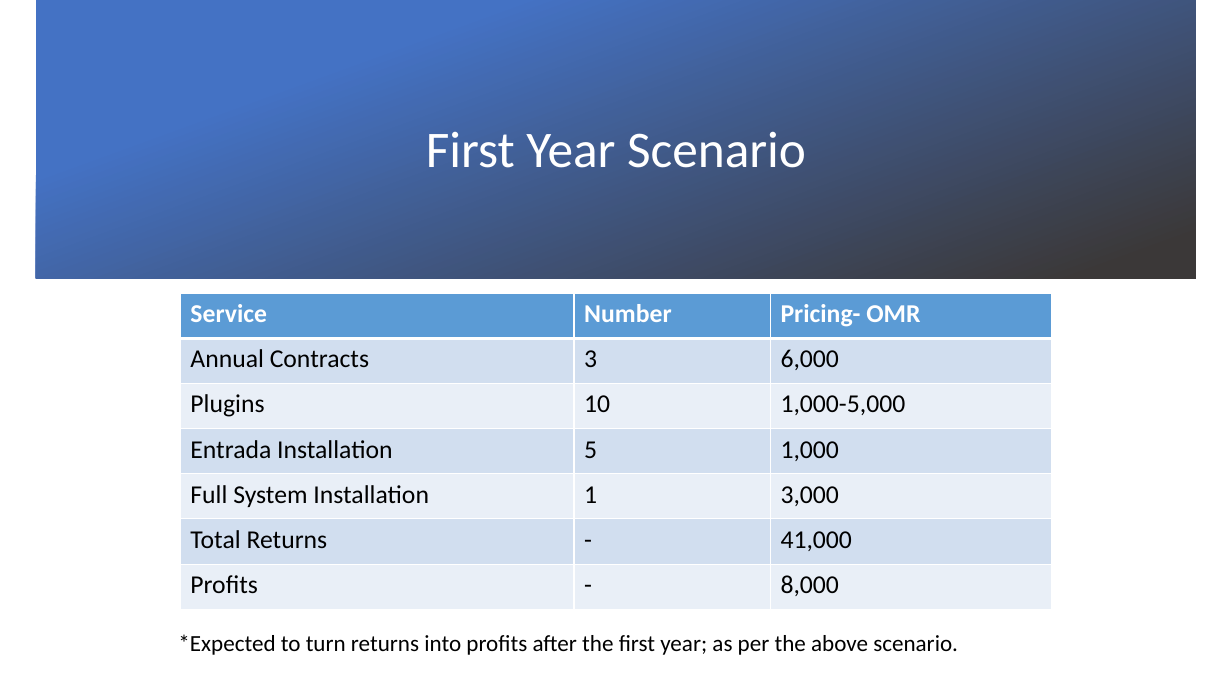
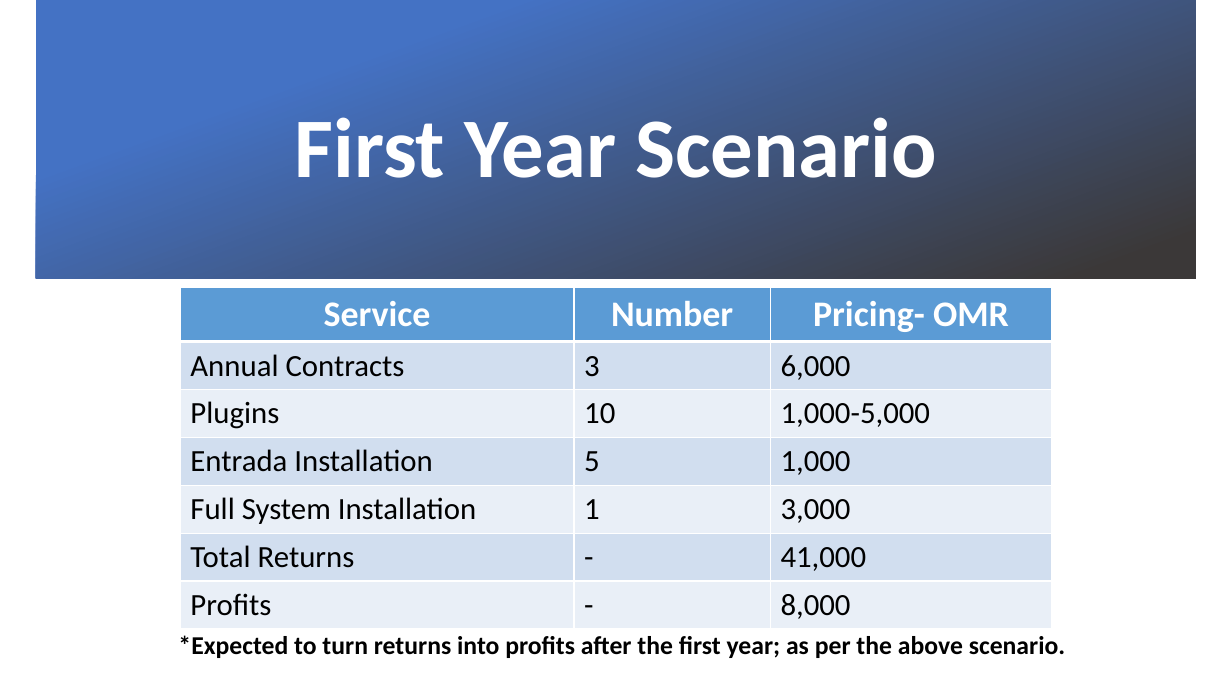
Before and after one commit to Aliii98/osoc19, a slide deck: slide 20 of OSOC-Final.pptx (slide 22 before the commit). Drawn at 1232x693 pixels with LibreOffice and Linux fonts; fonts in the diff are those of the drawing; background and template pictures are left out. Boxes give left, top, right and bottom in pixels: in the first picture for what was removed or moved away, otherwise in the second. Text is boxed around its words. In the diff, an @@ line names an element or a change of style, - is before the commit and + after.

Commit message:
update font

```diff
--- a/OSOC-Final.pptx
+++ b/OSOC-Final.pptx
@@ title "First Year Scenario" at (x1=295, y1=117, x2=936, y2=178): size 40 to 66 pt, bold on @@
@@ table at (x1=180, y1=287, x2=1053, y2=624) @@
@@ size 20 to 28 pt in "Service", "Number", "Pricing- OMR" @@
@@ size 20 to 24 pt in "Annual Contracts", "3", "6,000", "Plugins" and 14 more places @@
@@ alignment left to centre @@
@@ table resized from (x1=180, y1=293, x2=1053, y2=609) to (x1=180, y1=287, x2=1053, y2=624) @@
@@ text "*Expected to turn returns into ..." at (x1=178, y1=635, x2=1066, y2=658): size 18 to 20 pt, bold on @@
```
Also in this commit, not shown: 17 other slides changed, 2 slides removed.
